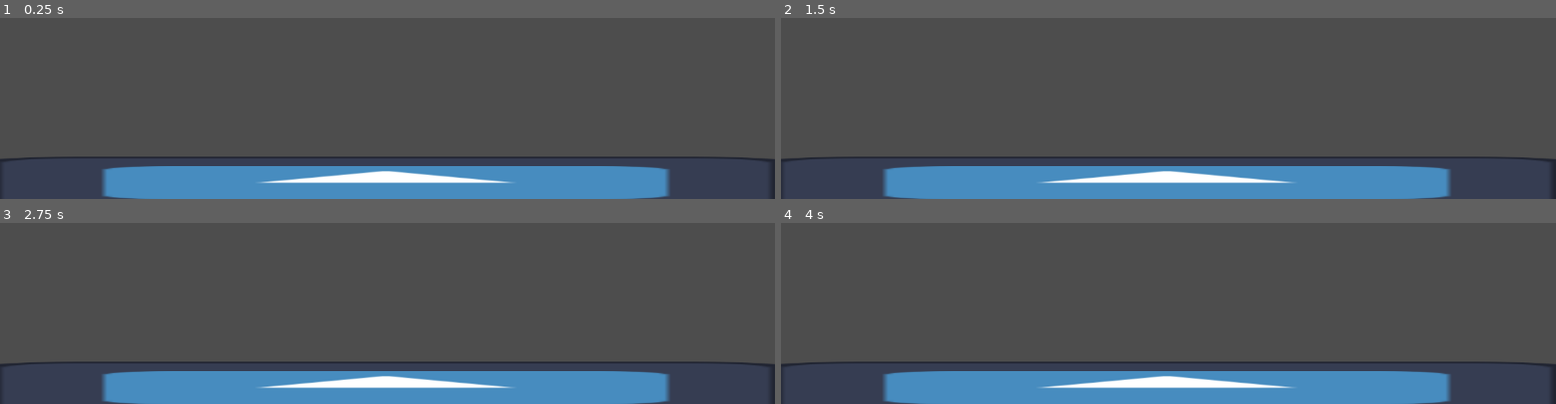
Above: before the commit, frames 1-4 (two rows, left to right).
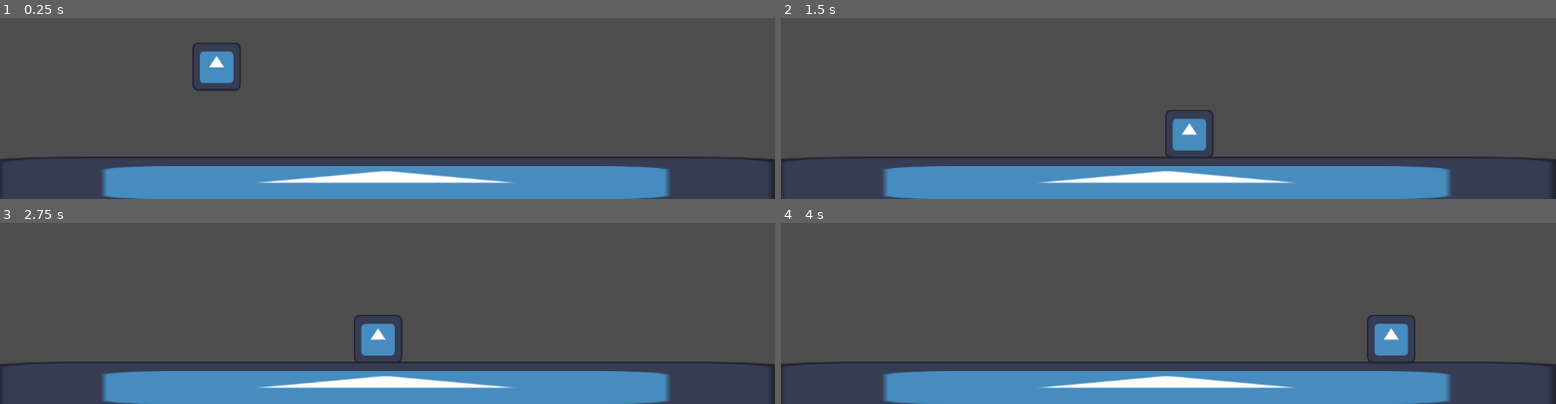
Above: after the commit, the same moments.

Repository: lauchasilva/MovimientoCaballerito-SilvaLautaro
Game: Godot game, scene res://piso.tscn
Same seed, same stepped clock (60 frames per second), same inputs: the game is played once before the commit and once after it. The project has no main scene, so this scene is started directly. The engine's default icon, where the game draws it, is replaced by a stand-in: a white triangle on a blue panel in a dark square.
Inputs (mouse positions are in pixels of both pictures, inside the frame that each line leads up to):
- Up to frame 1 (0.25 s): no input
- Up to frame 2 (1.5 s): move the mouse to (outside the picture) at 0.52 s; hold W (saltar, bound only after the commit) 0.53-1.28 s; hold D (derecha, bound only after the commit) from 0.53 s (still down); click (outside the picture) at 0.6 s; move the mouse to (outside the picture) at 1.27 s; tap W (saltar, bound only after the commit) at 1.35 s
- Up to frame 3 (2.75 s): tap W (saltar, bound only after the commit) at 1.52, 1.82 s; click (outside the picture) at 1.55 s; move the mouse to (outside the picture) at 2.02 s; release D (derecha, bound only after the commit) at 2.03 s; hold A (izquierda, bound only after the commit) from 2.03 s (still down); hold W (saltar, bound only after the commit) from 2.03 s (still down); click (outside the picture) at 2.1 s
- Up to frame 4 (4 s): move the mouse to (1129, 273) at 2.77 s; release A (izquierda, bound only after the commit) at 2.78 s; release W (saltar, bound only after the commit) at 2.78 s; hold D (derecha, bound only after the commit) from 2.78 s (still down); click (1129, 273) at 2.85 s; tap W (saltar, bound only after the commit) at 3.02, 3.32 s; move the mouse to (1401, 251) at 3.52 s; hold W (saltar, bound only after the commit) from 3.53 s (still down)

The runs differ from the first frame. In frame 1, 1.0% of the frame differs, in the area x 24-32%, y 13-41%; in frame 2, 1.0%, in the area x 49-56%, y 50-77%; in frame 3, 1.0%; in frame 4, 1.0%.

Commit message:
personaje en plataforma

Diff:
--- /dev/null
+++ b/movimientocaballerito/personaje.gd
@@ -0,0 +1,56 @@
+extends CharacterBody2D
+
+@export var SPEED = 300.0
+@export var JUMP_VELOCITY = -400.0
+@onready var AREA_ATAQUE: CollisionShape2D = $AreaAtaque/CollisionShape2D
+var GIRADO_DERECHA = true
+@onready var COOLDOWN_ATAQUE: Timer = $TimerAtaque
+
+
+func _physics_process(delta: float) -> void:
+	# Add the gravity.
+	if not is_on_floor():
+		velocity += get_gravity() * delta
+	# Handle jump.
+	if Input.is_action_just_pressed("saltar") and is_on_floor():
+		velocity.y = JUMP_VELOCITY
+	# Get the input direction and handle the movement/deceleration.
+	# As good practice, you should replace UI actions with custom gameplay actions.
+	var direction := Input.get_axis("izquierda", "derecha")
+	if direction:
+		velocity.x = direction * SPEED
+	else:
+		velocity.x = move_toward(velocity.x, 0, SPEED)
+	move_and_slide()
+	mirar()
+	if  Input.is_action_just_pressed("atacar"):
+		atacar()
+
+
+func mirar():
+	if Input.is_action_just_pressed("derecha"):
+		AREA_ATAQUE.position = Vector2 (68.0, 0)
+		AREA_ATAQUE.rotation = 0
+		GIRADO_DERECHA = true
+	if Input.is_action_just_pressed("izquierda"):
+		AREA_ATAQUE.position = Vector2 (-68.0, 0)
+		AREA_ATAQUE.rotation = 0
+		GIRADO_DERECHA = false
+	if Input.is_action_just_pressed("saltar"):
+		AREA_ATAQUE.position = Vector2 (0, -68.0)
+		AREA_ATAQUE.rotation = 90.0
+	if Input.is_action_just_pressed("abajo"):
+		AREA_ATAQUE.position = Vector2 (0, 68.0)
+		AREA_ATAQUE.rotation = 90.0
+	if not Input.is_action_pressed("abajo") and not Input.is_action_pressed("saltar"):
+		if GIRADO_DERECHA == true:
+			AREA_ATAQUE.position = Vector2 (68.0, 0)
+			AREA_ATAQUE.rotation = 0
+		else:
+			AREA_ATAQUE.position = Vector2 (-68.0, 0)
+			AREA_ATAQUE.rotation = 0
+
+func atacar():
+	if COOLDOWN_ATAQUE.is_stopped():
+		print("atacando")
+		COOLDOWN_ATAQUE.start(0.5)
--- /dev/null
+++ b/movimientocaballerito/personaje.tscn
@@ -0,0 +1,31 @@
+[gd_scene load_steps=5 format=3 uid="uid://cpo2kn656s5af"]
+
+[ext_resource type="Texture2D" uid="uid://ca4b40act8a2m" path="res://icon.svg" id="1_4e5bt"]
+[ext_resource type="Script" path="res://personaje.gd" id="1_ltgau"]
+
+[sub_resource type="RectangleShape2D" id="RectangleShape2D_ltgau"]
+size = Vector2(70, 70)
+
+[sub_resource type="RectangleShape2D" id="RectangleShape2D_yppqc"]
+size = Vector2(62, 49)
+
+[node name="Personaje" type="CharacterBody2D"]
+script = ExtResource("1_ltgau")
+
+[node name="CuerpoVisual" type="Sprite2D" parent="."]
+scale = Vector2(0.5625, 0.5625)
+texture = ExtResource("1_4e5bt")
+
+[node name="HitBoxPJ" type="CollisionShape2D" parent="."]
+shape = SubResource("RectangleShape2D_ltgau")
+
+[node name="AreaAtaque" type="Area2D" parent="."]
+
+[node name="CollisionShape2D" type="CollisionShape2D" parent="AreaAtaque"]
+position = Vector2(68, 0)
+shape = SubResource("RectangleShape2D_yppqc")
+debug_color = Color(0.997036, 0, 0.174613, 0.42)
+
+[node name="TimerAtaque" type="Timer" parent="."]
+wait_time = 0.5
+one_shot = true
--- a/movimientocaballerito/piso.tscn
+++ b/movimientocaballerito/piso.tscn
@@ -1,13 +1,13 @@
-[gd_scene load_steps=3 format=3 uid="uid://den83w7v3m1hk"]
+[gd_scene load_steps=4 format=3 uid="uid://icepkq3nqrw0"]
 
 [ext_resource type="Texture2D" uid="uid://ca4b40act8a2m" path="res://icon.svg" id="1_ho27h"]
+[ext_resource type="PackedScene" path="res://personaje.tscn" id="2_rf48w"]
 
 [sub_resource type="RectangleShape2D" id="RectangleShape2D_rf48w"]
 size = Vector2(1220, 69)
 
 [node name="Piso" type="StaticBody2D"]
 position = Vector2(28, 596)
-metadata/_edit_group_ = true
 
 [node name="Sprite2D" type="Sprite2D" parent="."]
 position = Vector2(545.5, 26.5)
@@ -17,3 +17,6 @@
 [node name="CollisionShape2D" type="CollisionShape2D" parent="."]
 position = Vector2(544, 24.5)
 shape = SubResource("RectangleShape2D_rf48w")
+
+[node name="Personaje" parent="." instance=ExtResource("2_rf48w")]
+position = Vector2(294, -174)
--- a/movimientocaballerito/project.godot
+++ b/movimientocaballerito/project.godot
@@ -14,6 +14,35 @@
 config/features=PackedStringArray("4.4", "GL Compatibility")
 config/icon="res://icon.svg"
 
+[input]
+
+izquierda={
+"deadzone": 0.2,
+"events": [Object(InputEventKey,"resource_local_to_scene":false,"resource_name":"","device":-1,"window_id":0,"alt_pressed":false,"shift_pressed":false,"ctrl_pressed":false,"meta_pressed":false,"pressed":false,"keycode":0,"physical_keycode":65,"key_label":0,"unicode":97,"location":0,"echo":false,"script":null)
+]
+}
+derecha={
+"deadzone": 0.2,
+"events": [Object(InputEventKey,"resource_local_to_scene":false,"resource_name":"","device":-1,"window_id":0,"alt_pressed":false,"shift_pressed":false,"ctrl_pressed":false,"meta_pressed":false,"pressed":false,"keycode":0,"physical_keycode":68,"key_label":0,"unicode":100,"location":0,"echo":false,"script":null)
+]
+}
+saltar={
+"deadzone": 0.2,
+"events": [Object(InputEventKey,"resource_local_to_scene":false,"resource_name":"","device":-1,"window_id":0,"alt_pressed":false,"shift_pressed":false,"ctrl_pressed":false,"meta_pressed":false,"pressed":false,"keycode":0,"physical_keycode":87,"key_label":0,"unicode":119,"location":0,"echo":false,"script":null)
+, Object(InputEventKey,"resource_local_to_scene":false,"resource_name":"","device":-1,"window_id":0,"alt_pressed":false,"shift_pressed":false,"ctrl_pressed":false,"meta_pressed":false,"pressed":false,"keycode":0,"physical_keycode":32,"key_label":0,"unicode":32,"location":0,"echo":false,"script":null)
+]
+}
+atacar={
+"deadzone": 0.2,
+"events": [Object(InputEventMouseButton,"resource_local_to_scene":false,"resource_name":"","device":-1,"window_id":0,"alt_pressed":false,"shift_pressed":false,"ctrl_pressed":false,"meta_pressed":false,"button_mask":0,"position":Vector2(0, 0),"global_position":Vector2(0, 0),"factor":1.0,"button_index":1,"canceled":false,"pressed":false,"double_click":false,"script":null)
+]
+}
+abajo={
+"deadzone": 0.2,
+"events": [Object(InputEventKey,"resource_local_to_scene":false,"resource_name":"","device":-1,"window_id":0,"alt_pressed":false,"shift_pressed":false,"ctrl_pressed":false,"meta_pressed":false,"pressed":false,"keycode":0,"physical_keycode":83,"key_label":0,"unicode":115,"location":0,"echo":false,"script":null)
+]
+}
+
 [rendering]
 
 renderer/rendering_method="gl_compatibility"
Not shown, added: movimientocaballerito/personaje.gd.uid
